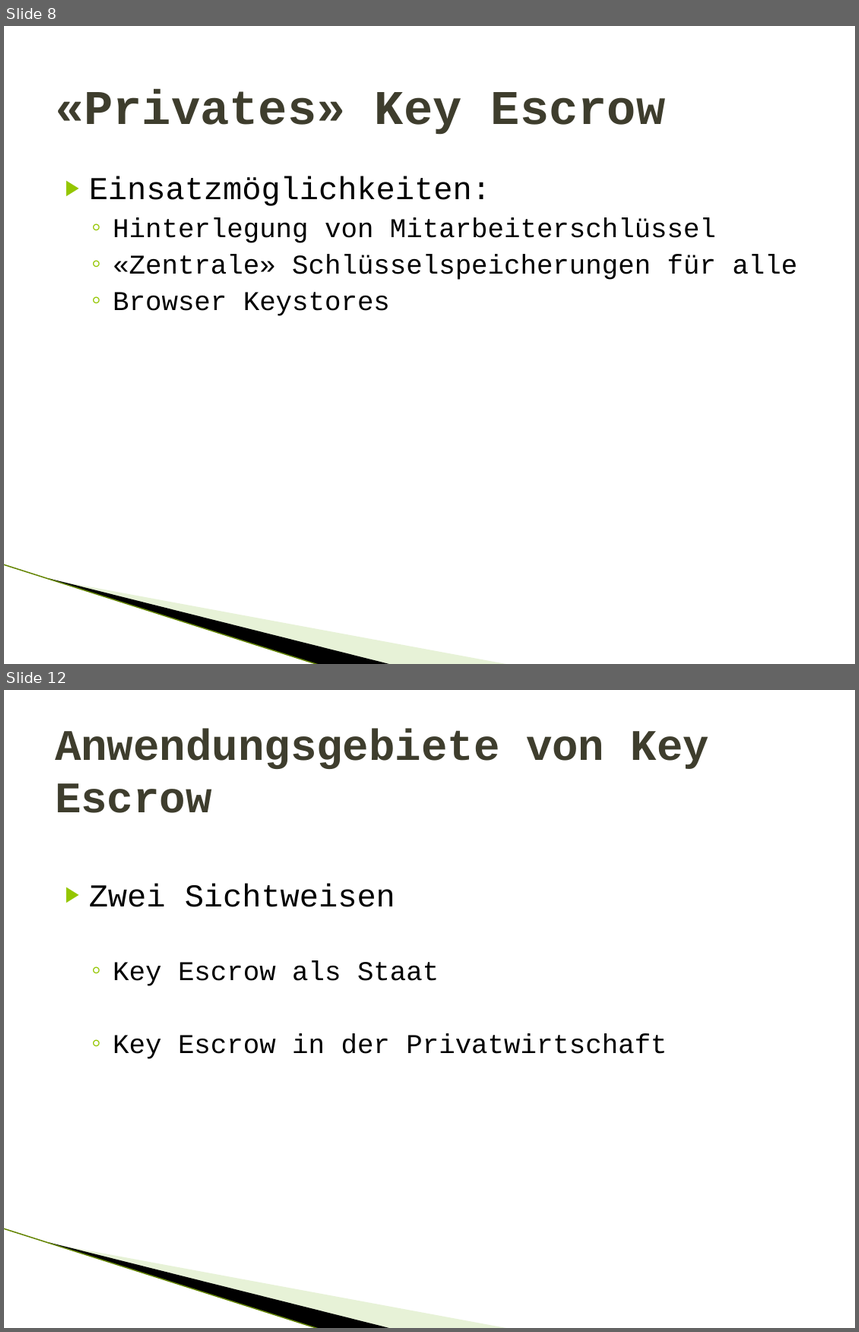
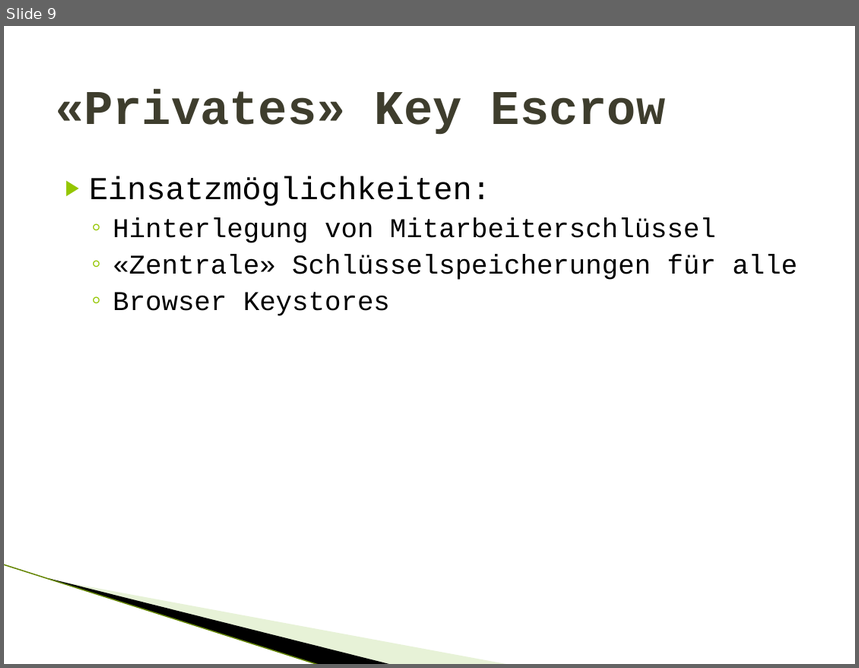
Before and after one commit to gnomengineer/Termpaper_KeyEscrow, a slide deck: presentation/Key Escrow.pptx. Shown one above the other, each under a label of ours: slides 8 and 12 before the commit, slide 9 after it; the slides between them are not shown. The pictures are 859x1332 and 859x668 pixels, drawn with LibreOffice and Linux fonts; fonts in the diff are those of the drawing; background and template pictures are left out. Boxes give left, top, right and bottom in pixels: in the first picture for what was removed or moved away, otherwise in the second. Text is boxed around its words. In the diff, an @@ line names an element or a change of style, - is before the commit and + after.

```diff
--- a/presentation/Key Escrow.pptx
+++ b/presentation/Key Escrow.pptx
@@ slide 12 removed at bbox=[4, 690, 855, 1328], background #FFFFFF; not listed: 3 template elements that a slide beside it also shows @@
@@ title removed at bbox=[55, 728, 709, 813] @@
-Anwendungsgebiete von Key Escrow
@@ text removed at bbox=[89, 884, 667, 1059] @@
-▶ Zwei Sichtweisen
-  ◦ Key Escrow als Staat
-  ◦ Key Escrow in der Privatwirtschaft
@@ what was slide 8 is now slide 9 @@
```
Also in this commit, not shown: 2 slides added, 5 other slides removed.
